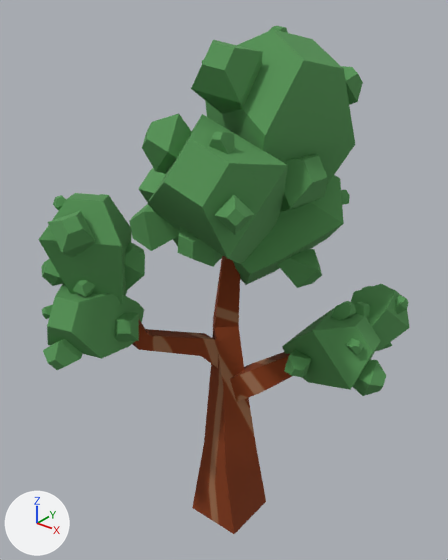
The OBJ model calm aframe/assets/3DModels/Tree1/tree1.obj, before and after one commit.
One viewpoint serves both versions: a 50 mm lens placed at (10.8, -13.83, 17.97), pointed at (-0.81, 0.68, 8.98). Every picture has the same lights, and +X, +Y and +Z are marked at lower left. Where no turn or scale is listed for an object, it has been applied to the vertices.

Script lines for the objects in view, before the commit:
```python
me_crown = bpy.data.meshes.new('crown')
me_crown.from_pydata(...)  # 656 vertices, 968 faces; spans x -6.1..4.49, y -5.0..5.6, z 5.44..16.73
me_crown.materials.append(mat_material__58)  # picture img_crown_png
me_tree = bpy.data.meshes.new('Tree')
me_tree.from_pydata(...)  # 76 vertices, 89 faces; spans x -2.71..3.66, y -3.21..5.08, z 0.0..14.2
me_tree.materials.append(mat_material__57)  # picture img_trunk_png
ob_crown = bpy.data.objects.new('crown', me_crown)
ob_crown.location = (0.0, 0.0, 0.0)
ob_tree = bpy.data.objects.new('Tree', me_tree)
ob_tree.location = (0.0, 0.0, 0.0)
```
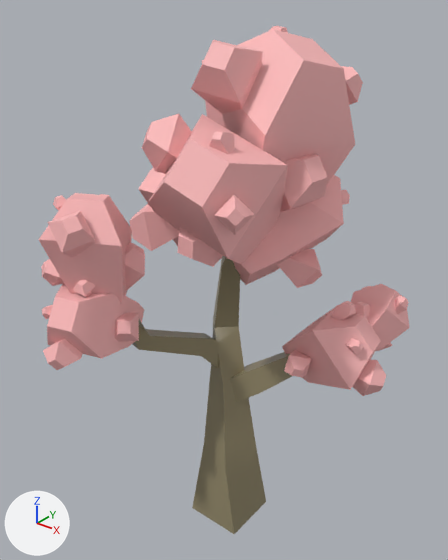
What differs and where, as boxes (x1, y1, x2, y2) in the pictures (448 x 560 px):
'crown', recoloured (green to pink): (39, 26, 410, 396) in both
'Tree', recoloured: (132, 256, 292, 534) in both

The change in detail:
Material '02___Default' (mat_02___default) is new.
Its base color is (0.281, 0.24, 0.137) (yellow #908667).
Its roughness is 0.31.
Its coat weight is 0.25.
Its coat roughness is 0.12.
Material 'Wall_Paint' (mat_wall_paint) is new.
Its base color is (1.0, 0.496, 0.496) (pink #ffbbbb).
Its roughness is 0.6.
me_crown has 656 vertices, 968 faces and spans x -6.1..4.49, y -5.0..5.6, z 5.44..16.73.
me_crown no longer uses material mat_material__58 (picture img_crown_png).
me_crown now uses material mat_wall_paint (pink #ffbbbb).
me_tree has 76 vertices, 89 faces and spans x -2.71..3.66, y -3.21..5.08, z 0.0..14.2.
me_tree no longer uses material mat_material__57 (picture img_trunk_png).
me_tree now uses material mat_02___default (yellow #908667).
